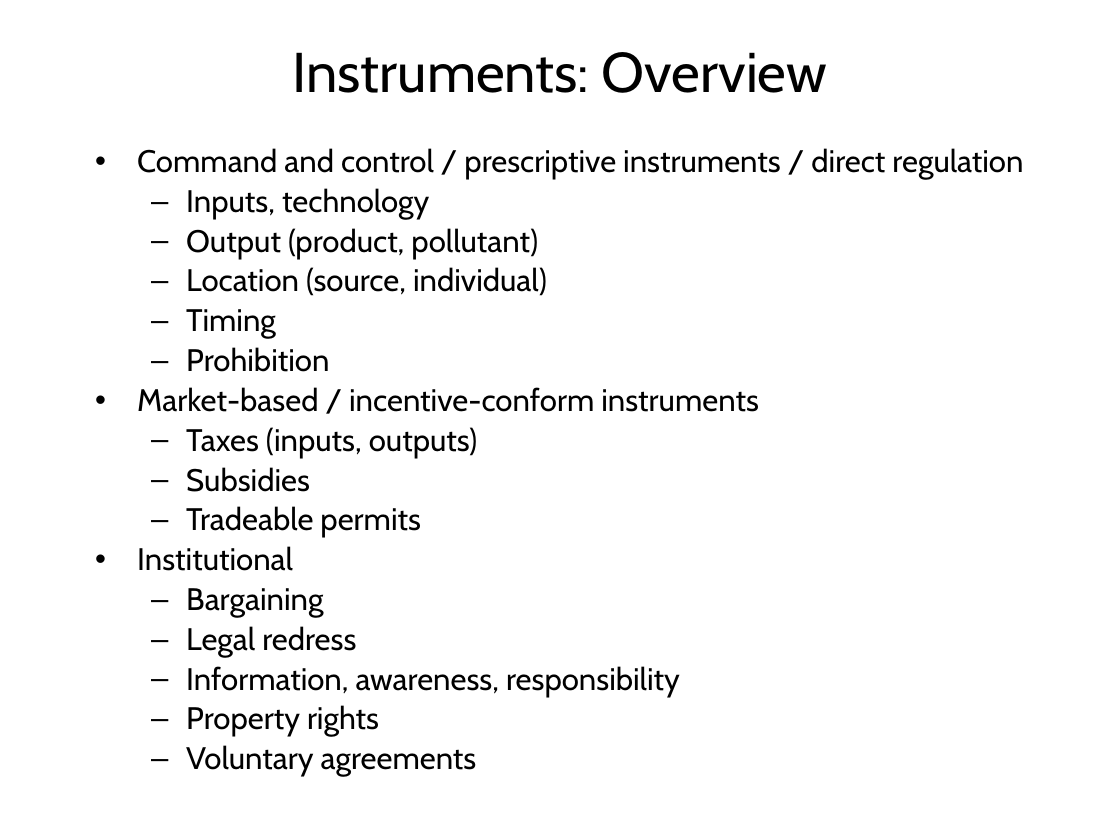
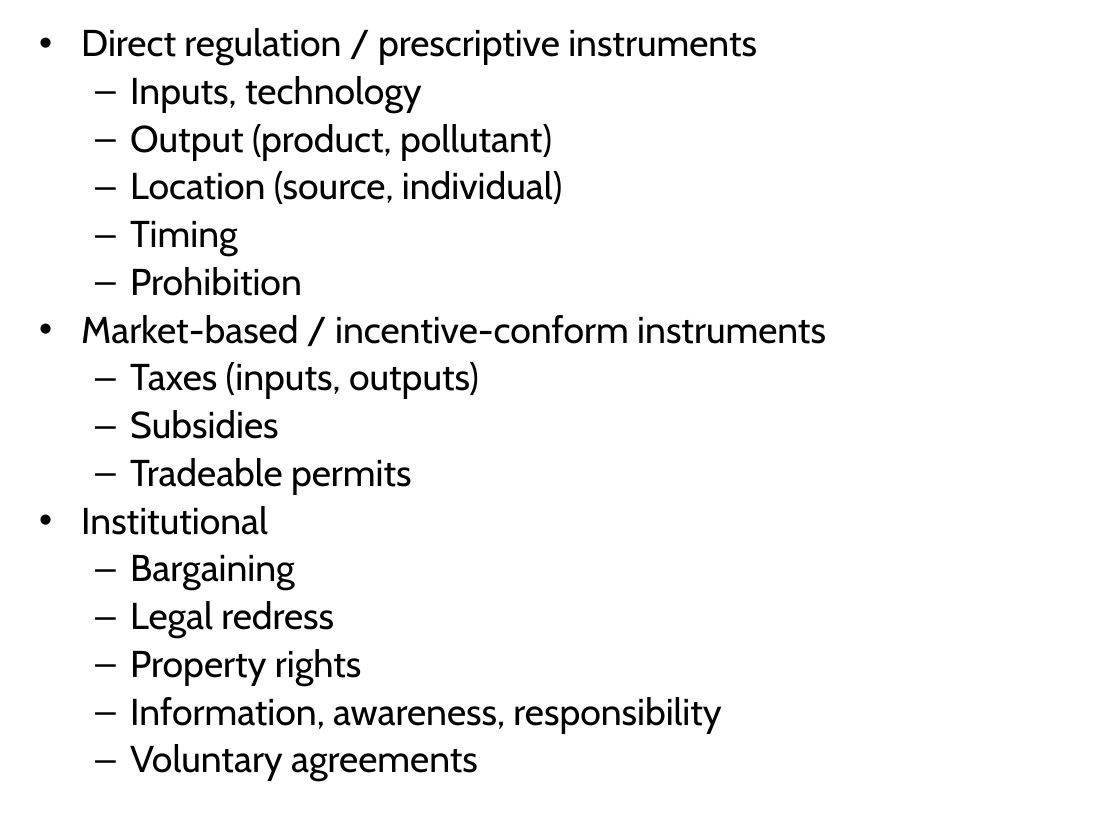
Before and after one commit to rtol/Environmental-Economics, a slide deck: slide 5 of EE7 Instruments 1.pptx (slide 7 before the commit). Drawn at 1120x840 pixels with LibreOffice and Linux fonts; fonts in the diff are those of the drawing. Boxes give left, top, right and bottom in pixels: in the first picture for what was removed or moved away, otherwise in the second. Text is boxed around its words. In the diff, an @@ line names an element or a change of style, - is before the commit and + after.

```diff
--- a/EE7 Instruments 1.pptx
+++ b/EE7 Instruments 1.pptx
@@ text "Direct regulation / prescriptive instruments": place and size @@
-text "Direct regulation / prescriptive instruments" at bbox=[137, 148, 1023, 737]
+text "Direct regulation / prescriptive instruments" at bbox=[81, 28, 826, 781]
@@ text at bbox=[81, 28, 757, 64]: text changed; size 20 to 24 pt @@
-• Command and control / prescriptive instruments / direct regulation
+• Direct regulation / prescriptive instruments
@@ title removed at bbox=[293, 52, 827, 93] @@
-Instruments: Overview
@@ text at bbox=[81, 76, 826, 781]: size 20 to 24 pt in "Inputs, technology", "Output (product, pollutant)", "Location (source, individual)", "Timing" and 10 more places @@
@@ text at bbox=[130, 649, 361, 685]: paragraph added @@
+  – Property rights
@@ text at bbox=[186, 705, 379, 737]: paragraph removed @@
-  – Property rights
```
Also in this commit, not shown: 12 other slides changed, 5 slides added, 6 slides removed, 6 other files.
